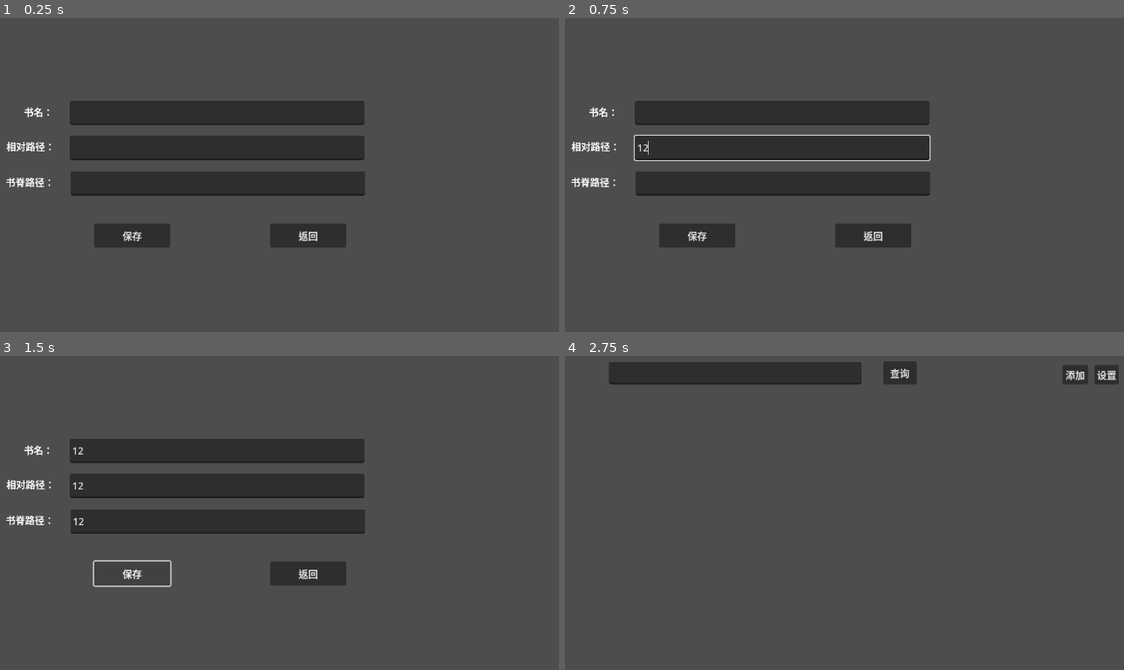
Above: before the commit, frames 1-4 (two rows, left to right).
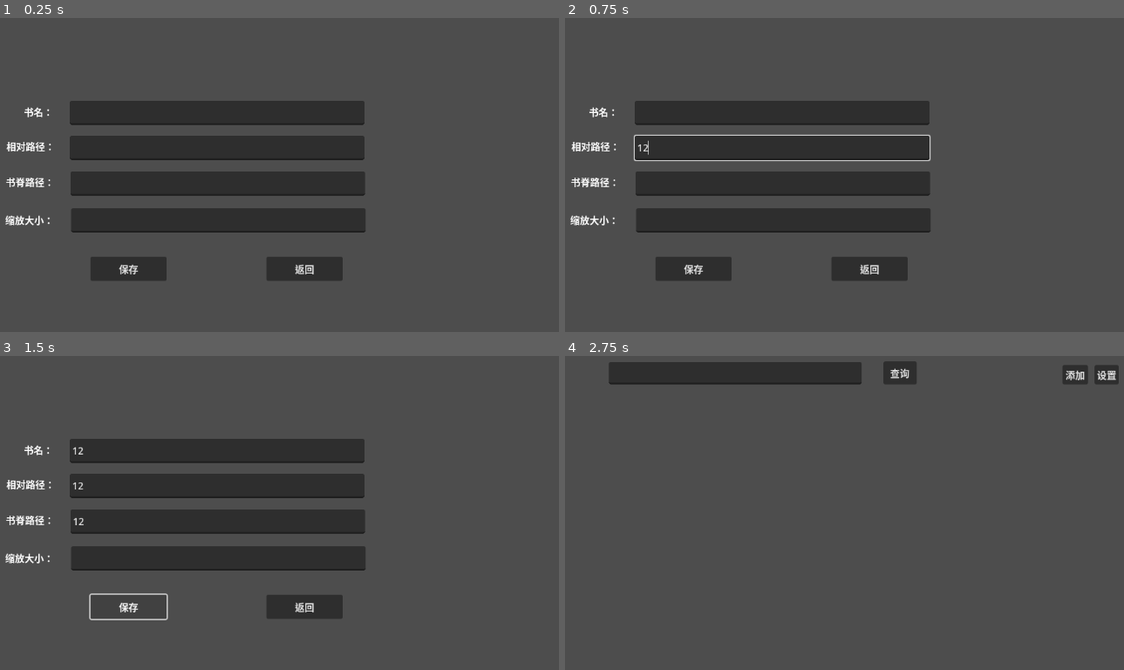
Above: after the commit, the same moments.

Repository: Yinguiqi/LifeLibrary
Game: Godot game, scene res://scenes/book_settings.tscn
The game is run twice, just before and just after one commit, with the same random seed, the same clock (stepped at 60 frames per second) and the same inputs. This scene is started directly instead of the project's main scene. The engine's default icon, where the game draws it, is replaced by a stand-in: a white triangle on a blue panel in a dark square.
Inputs (mouse positions are in pixels of both pictures, inside the frame that each line leads up to):
- Up to frame 1 (0.25 s): no input
- Up to frame 2 (0.75 s): click (783, 146) at 0.52 s; type "12" at 0.6 s
- Up to frame 3 (1.5 s): click (218, 522) at 0.75 s; type "12" at 0.83 s; click (218, 450) at 0.98 s; type "12" at 1.07 s; click "保存" at 1.25 s
- Up to frame 4 (2.75 s): click "返回" at 2 s

The runs differ from the first frame. In frame 1, 6.7% of the frame differs, in the area x 0-66%, y 60-84%; in frame 2, 6.7%; in frame 3, 5.6%; in frame 4, nothing differs.
Error before the commit: Invalid access to property or key 'rel_path' on a base object of type 'Nil'. (res://scenes/book_settings.gd:12)
Error after the commit: Invalid access to property or key 'rel_path' on a base object of type 'Nil'. (res://scenes/book_settings.gd:13)

Commit message:
添加了设置书籍变大小的属性

Diff:
--- a/LibraryManager.gd
+++ b/LibraryManager.gd
@@ -72,7 +72,8 @@
 			"id": book.id,
 			"name": book.name,
 			"rel_path": book.rel_path,
-			"book_texture": book.book_texture
+			"book_texture": book.book_texture,
+			"scale_factor": book.scale_factor
 		})
 
 	var json_string = JSON.stringify(data_to_save, "\t")
@@ -86,12 +87,13 @@
 # --- 3. 更新 (U) ---
 
 # 你的 UI 应该调用这个函数来修改数据
-func update_book_info(target_id: String, new_name:String, new_path: String, new_texture: String):
+func update_book_info(target_id: String, new_name:String, new_path: String, new_texture: String, new_scale_factor: String):
 	var book = get_book_by_id(target_id)
 	if book:
 		book.rel_path = new_path
 		book.book_texture = new_texture
 		book.name = new_name
+		book.scale_factor = new_scale_factor
 		# 改完内存立刻存盘
 		save_data_to_json()
 		print("书籍 %s 更新成功" % target_id)
@@ -113,7 +115,7 @@
 
 	var new_book = BookDataScript.new()
 	new_book.initialize(new_id, "新书", path, texture)
-
+	new_book.scale_factor = 1
 	_books.append(new_book)
 	save_data_to_json()
 	return new_book
@@ -136,7 +138,8 @@
 		dict.get("id", ""),
 		dict.get("name", ""),
 		dict.get("rel_path", ""),
-		dict.get("book_texture", "")
+		dict.get("book_texture", ""),
+		dict.get("scale_factor", "")
 	)
 
 	# 别忘了同步旧变量，以防万一（根据你的过渡方案）
--- a/book.gd
+++ b/book.gd
@@ -19,6 +19,9 @@
 	if texture_path != "":
 		book_texture = load_texture(texture_path)
 		apply_texture()
+	if data_ref != null:
+		apply_scale_from_data()
+
 
 func load_texture(path: String) -> Texture2D:
 	# 1. user:// 文件加载方式（Image）
@@ -58,3 +61,24 @@
 	size = tex_size
 
 	texture_button.stretch_mode = TextureButton.STRETCH_SCALE
+
+## 应用 data_ref 中存储的 scale_factor 到场景节点的 scale 属性
+func apply_scale_from_data():
+	if data_ref == null:
+		push_error("错误：尝试应用缩放时，data_ref 尚未设置。")
+		return
+
+	# 从数据对象中获取缩放值
+	var scale_value = data_ref.scale_factor
+
+	# 确保 scale_value 是 float 类型且有效
+	if typeof(scale_value) != TYPE_FLOAT or scale_value <= 0:
+		# 打印警告，并使用默认值 1.0
+		push_warning("scale_factor 数据无效，使用默认值 1.0")
+		scale_value = 1.0
+
+	# 将获取到的 float 值应用到节点的 scale 属性上
+	# Godot 节点的 scale 属性是 Vector2 类型
+	self.scale = Vector2(scale_value, scale_value)
+
+	print("书籍节点 '%s' 缩放已更新至: %f" % [name, scale_value])
--- a/books_data.gd
+++ b/books_data.gd
@@ -6,10 +6,13 @@
 var name: String = ""         # 例如 "第01卷"
 var rel_path: String = ""     # 例如 "漫画/..."
 var book_texture: String = "" # 例如 "res://..."
+var scale_factor: float = 1.0
 
 # 初始化函数 (手动调用)
-func initialize(_id: String, _name: String, _path: String, _texture: String):
+func initialize(_id: String, _name: String, _path: String, _texture: String,_scale: float = 1.0):
 	id = _id
 	name = _name
 	rel_path = _path
 	book_texture = _texture
+# 赋值缩放因子
+	scale_factor = _scale
--- a/scenes/book.tscn
+++ b/scenes/book.tscn
@@ -7,7 +7,7 @@
 [node name="Book" type="Control"]
 layout_mode = 3
 anchors_preset = 0
-scale = Vector2(0.5, 0.5)
+scale = Vector2(0.4, 0.4)
 script = ExtResource("1_kh36y")
 book_texture = ExtResource("2_y0hms")
 
--- a/scenes/book_settings.gd
+++ b/scenes/book_settings.gd
@@ -5,6 +5,7 @@
 @onready var input: LineEdit = $BookIDInput
 @onready var input2: LineEdit = $BookIDInput2
 @onready var input3: LineEdit = $BookIDInput3
+@onready var input4: LineEdit = $BookIDInput4
 var current_book = LibraryManager.current_book_data
 
 func _ready() -> void:
@@ -12,11 +13,12 @@
 	input.text = current_book.rel_path
 	input2.text = current_book.book_texture
 	input3.text = current_book.name
+	input4.text = str(current_book.scale_factor)
 
 
 func save_book_id():
 	# 更新全局变量（以便书本场景回来后能更新显示）
-	LibraryManager.update_book_info(current_book.id,input3.text, input.text, input2.text)
+	LibraryManager.update_book_info(current_book.id,input3.text, input.text, input2.text ,input4.text)
 
 func _on_save_button_pressed() -> void:
 	save_book_id()
--- a/scenes/book_settings.tscn
+++ b/scenes/book_settings.tscn
@@ -32,20 +32,27 @@
 offset_right = 777.0
 offset_bottom = 177.0
 
+[node name="BookIDInput4" type="LineEdit" parent="."]
+layout_mode = 0
+offset_left = 292.0
+offset_top = 315.0
+offset_right = 779.0
+offset_bottom = 355.0
+
 [node name="SaveButton" type="Button" parent="."]
 layout_mode = 0
-offset_left = 330.0
-offset_top = 340.0
-offset_right = 456.0
-offset_bottom = 380.0
+offset_left = 324.0
+offset_top = 395.0
+offset_right = 450.0
+offset_bottom = 435.0
 text = "保存"
 
 [node name="BackButton" type="Button" parent="."]
 layout_mode = 0
-offset_left = 621.0
-offset_top = 340.0
-offset_right = 747.0
-offset_bottom = 380.0
+offset_left = 615.0
+offset_top = 395.0
+offset_right = 741.0
+offset_bottom = 435.0
 text = "返回"
 
 [node name="Label" type="Label" parent="."]
@@ -73,5 +80,14 @@
 text = "书名："
 horizontal_alignment = 2
 
+[node name="Label4" type="Label" parent="."]
+layout_mode = 0
+offset_left = 183.0
+offset_top = 322.0
+offset_right = 263.0
+offset_bottom = 345.0
+text = "缩放大小："
+horizontal_alignment = 2
+
 [connection signal="pressed" from="SaveButton" to="." method="_on_save_button_pressed"]
 [connection signal="pressed" from="BackButton" to="." method="_on_back_button_pressed"]
--- a/texture_button.gd
+++ b/texture_button.gd
@@ -85,7 +85,7 @@
 		return
 	# 3. 更新 BookData
 	# 假设你希望 BookData.book_texture_path 记录的是这个新复制文件的路径
-	LibraryManager.update_book_info(book.book_id, book.name ,book.rel_path, target_path)
+	LibraryManager.update_book_info(book.book_id, book.name ,book.rel_path, target_path,book.scale_factor)
 	print("文件复制成功！新路径已设置为: ", target_path)
 	# 4. 销毁 FileDialog
 	dialog.queue_free()
